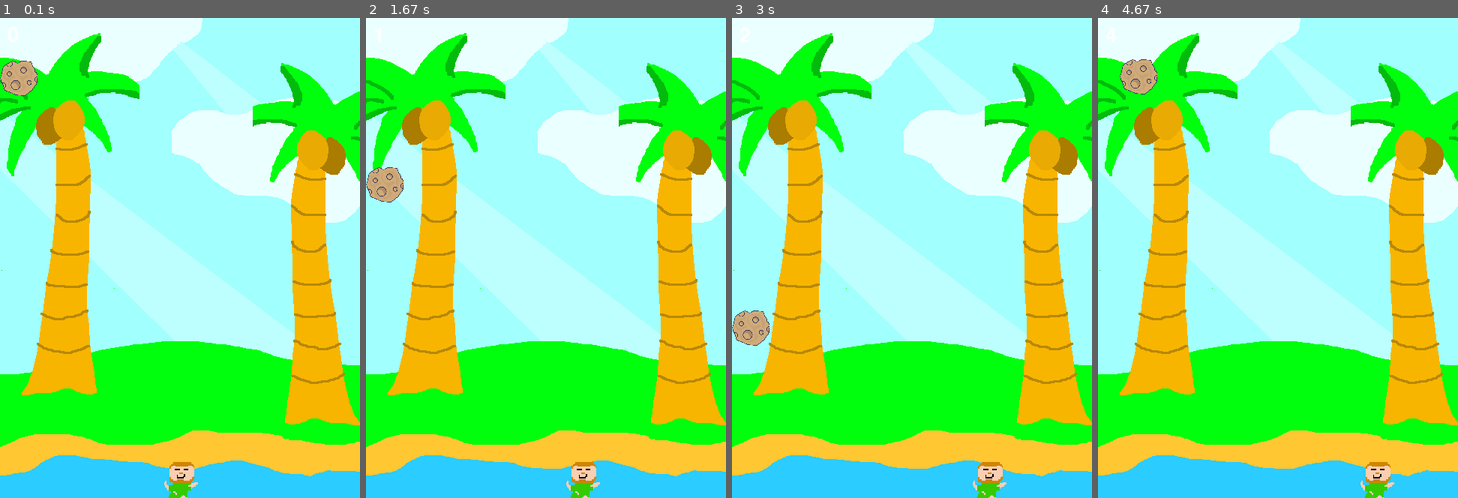
Above: before the commit, frames 1-4 (left to right).
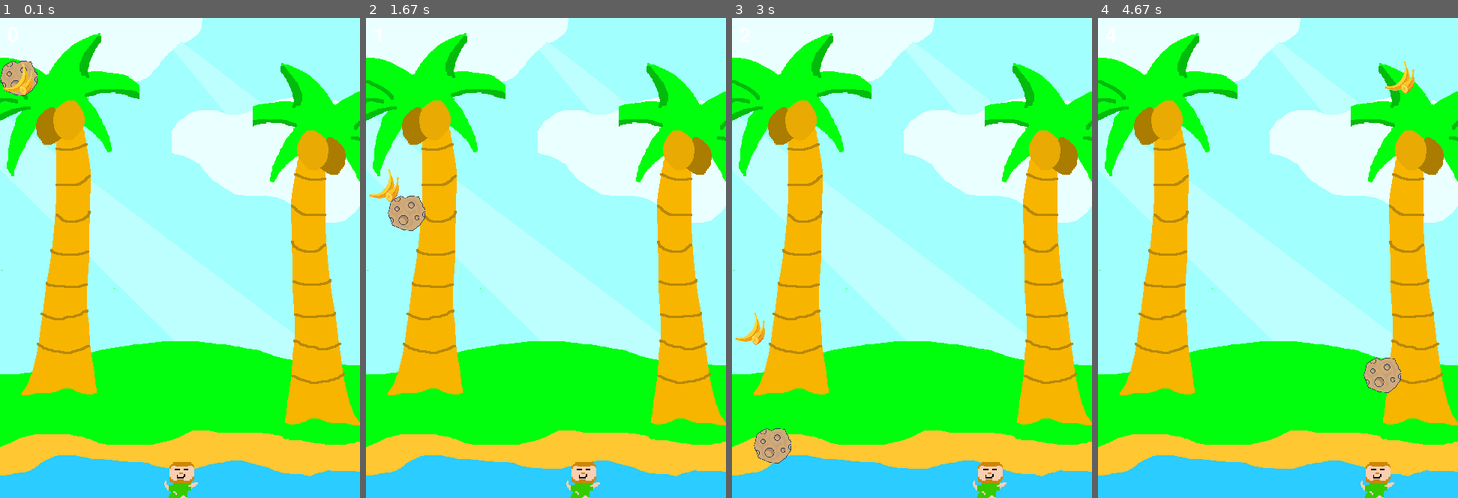
Above: after the commit, the same moments.

Repository: kimdong0ne/pygame
Game: pygame game, started from 피하기2.py
Same seed, same stepped clock (60 frames per second), same inputs: the game is played once before the commit and once after it.
Inputs:
- Up to frame 1 (0.1 s): no input
- Up to frame 2 (1.67 s): hold Right 0.33-0.8 s; hold Right 0.83-1.3 s; hold Left from 1.33 s (still down)
- Up to frame 3 (3 s): release Left at 1.87 s; hold Left 1.9-2.3 s; hold Right 2.33-2.97 s
- Up to frame 4 (4.67 s): hold Left 3-3.47 s; hold Right 3.5-3.97 s; hold Right 4-4.47 s; hold Left from 4.5 s (still down)

The runs differ from the first frame. In frame 1, 0.2% of the frame differs, in the area x 0-10%, y 9-17%; in frame 2, 1.2%; in frame 3, 1.2%; in frame 4, 1.4%, in the area x 6-88%, y 8-79%.

Commit message:
무인도에서 살아남기 + 바나나 오브젝트 추가

Diff:
--- a/피하기2.py
+++ b/피하기2.py
@@ -25,11 +25,20 @@
 stone_xpos = 0
 stone_ypos = stone_height
 
+fruit = pygame.image.load("C:\\Users\\82104\\Desktop\\pygame\\이미지\\바나나.png")
+fruit = pygame.transform.scale(fruit, (50, 50))
+fruit_size = fruit.get_rect().size
+fruit_width = fruit_size[0]
+fruit_height = fruit_size[1]
+fruit_xpos = 0
+fruit_ypos = fruit_height
+
 start_ticks = pygame.time.get_ticks()
 
 game_font = pygame.font.Font(None, 40)
 
-stone_speed = 1
+stone_speed = 1.1
+fruit_speed = 1
 clock = pygame.time.Clock()
 character_speed = 0.5
 to_x = 0
@@ -63,9 +72,14 @@
         if stone_ypos >= screen_height + 70 or stone_ypos == 70:
             stone_ypos = stone_height
             stone_xpos = random.uniform(0, screen_width - character_width)
+        if fruit_ypos >= screen_height + 70 or fruit_ypos == 70:
+            fruit_ypos = fruit_height
+            fruit_xpos = random.uniform(0, screen_width - character_width)
 
         stone_ypos += stone_speed
-        stone_speed += 0.01
+        stone_speed += 0.02
+        fruit_ypos += fruit_speed
+        fruit_speed += 0.01
 
         character_rect = character.get_rect()
         character_rect.left = character_xpos
@@ -74,6 +88,10 @@
         stone_rect = character.get_rect()
         stone_rect.left = stone_xpos
         stone_rect.top = stone_ypos
+
+        fruit_rect = character.get_rect()  #
+        fruit_rect.left = fruit_xpos  #
+        fruit_rect.top = fruit_ypos  #
 
         if character_rect.colliderect(stone_rect):
             running = False
@@ -85,14 +103,15 @@
         screen.blit(background, (0, 0))
         screen.blit(character, (character_xpos, character_ypos))
         screen.blit(stone, (stone_xpos, stone_ypos))
+        screen.blit(fruit, (fruit_xpos, fruit_ypos))
         screen.blit(timer, (10, 10))
         pygame.display.update()
 
     score_font = pygame.font.Font(None, 50)  #
     text = score_font.render("Your score is", True, (255, 255, 255))  #
-    text_rect = text.get_rect()  #
-    timer_rect = timer.get_rect()  #
-    screen.fill((0, 0, 0))  #
+    text_rect = text.get_rect()
+    timer_rect = timer.get_rect()
+    screen.fill((0, 0, 0))
     screen.blit(timer, (10, 50))  #
     screen.blit(text, (10, 10))  #
     pygame.display.update()  #
